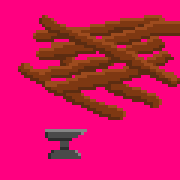
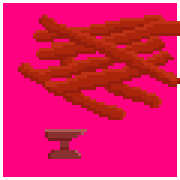
Layered file, before and after one edit (180 x 180). Changes by layer:
added layer "Layer 4" (35%) above "Layer 3 copy" over bbox(18, 15, 180, 159)
added layer "Layer 1 copy" above "Layer 1" over bbox(0, 0, 180, 180)
